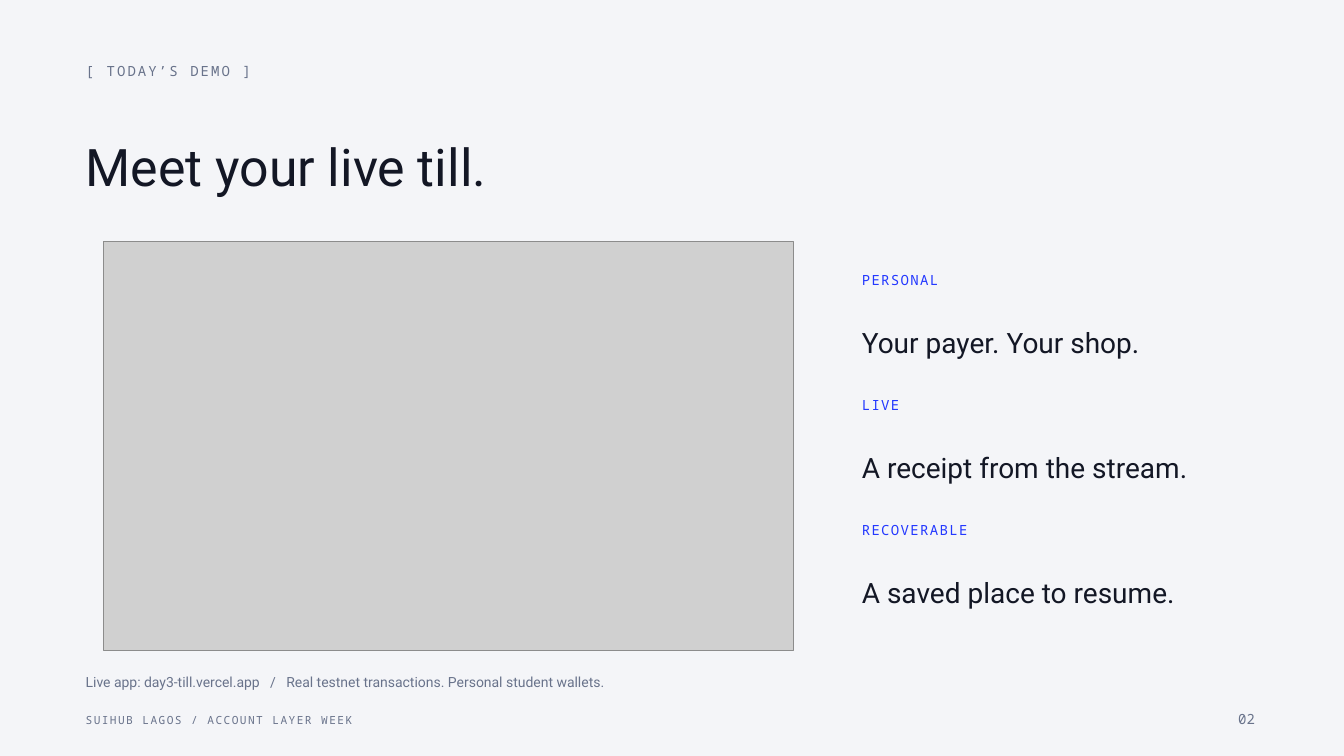
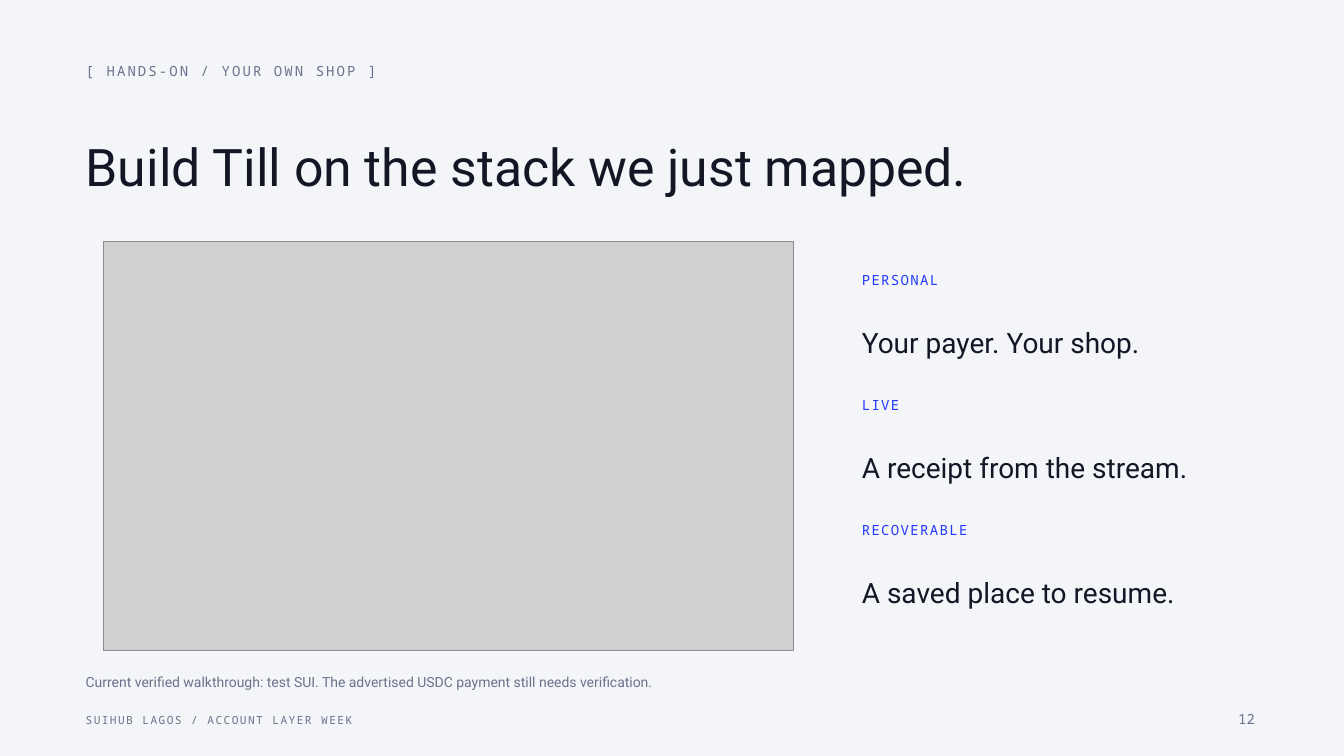
Before and after one commit to Nuel-osas/day3-till, a slide deck: slide 12 of teaching/Day3_Till_Live_Data_Seedless_Style.pptx (slide 2 before the commit). Drawn at 1344x756 pixels with LibreOffice and Linux fonts; fonts in the diff are those of the drawing; grey boxes stand for pictures. Boxes give left, top, right and bottom in pixels: in the first picture for what was removed or moved away, otherwise in the second. Text is boxed around its words. In the diff, an @@ line names an element or a change of style, - is before the commit and + after.

Commit message:
Align Day 3 deck with the advertised data stack and migration topic

```diff
--- a/teaching/Day3_Till_Live_Data_Seedless_Style.pptx
+++ b/teaching/Day3_Till_Live_Data_Seedless_Style.pptx
@@ text at (x1=107, y1=66, x2=356, y2=76): text changed @@
-[ TODAY’S DEMO ]
+[ HANDS-ON / YOUR OWN SHOP ]
@@ text at (x1=86, y1=147, x2=967, y2=197): text changed @@
-Meet your live till.
+Build Till on the stack we just mapped.
@@ text at (x1=86, y1=676, x2=652, y2=690): text changed @@
-Live app: day3-till.vercel.app / Real testnet transactions. Personal student wallets.
+Current verified walkthrough: test SUI. The advertised USDC payment still needs verification.
@@ text at (x1=1238, y1=714, x2=1255, y2=724): text changed @@
-02
+12
```
Also in this commit, not shown: 9 other slides changed, 5 slides added, 5 slides removed, 5 other files.
